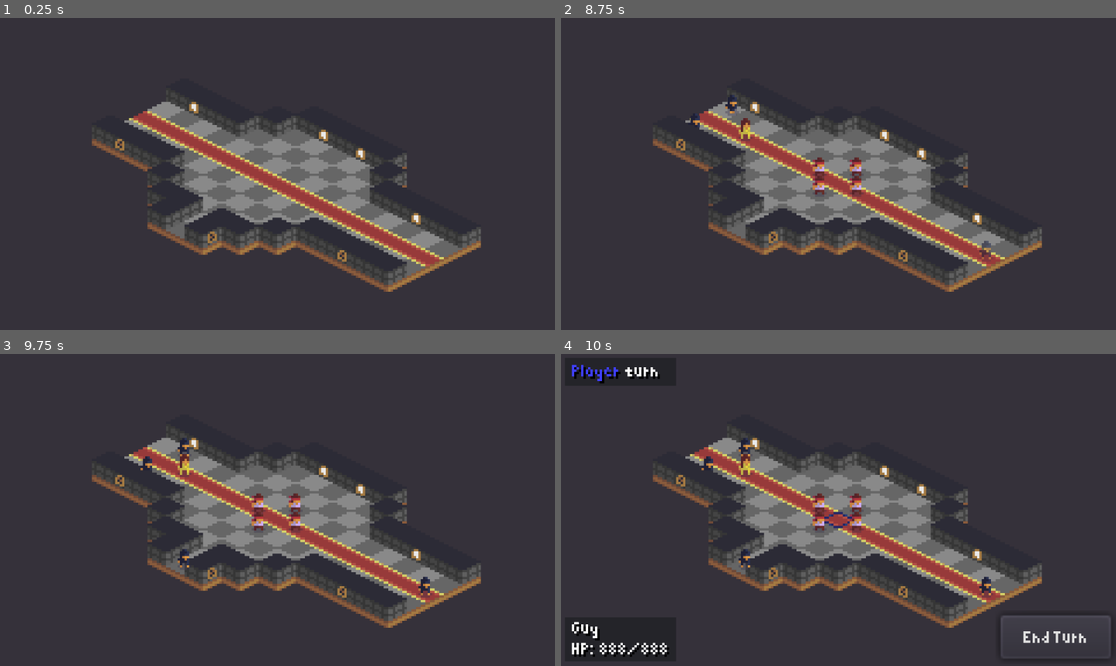
Above: before the commit, frames 1-4 (two rows, left to right).
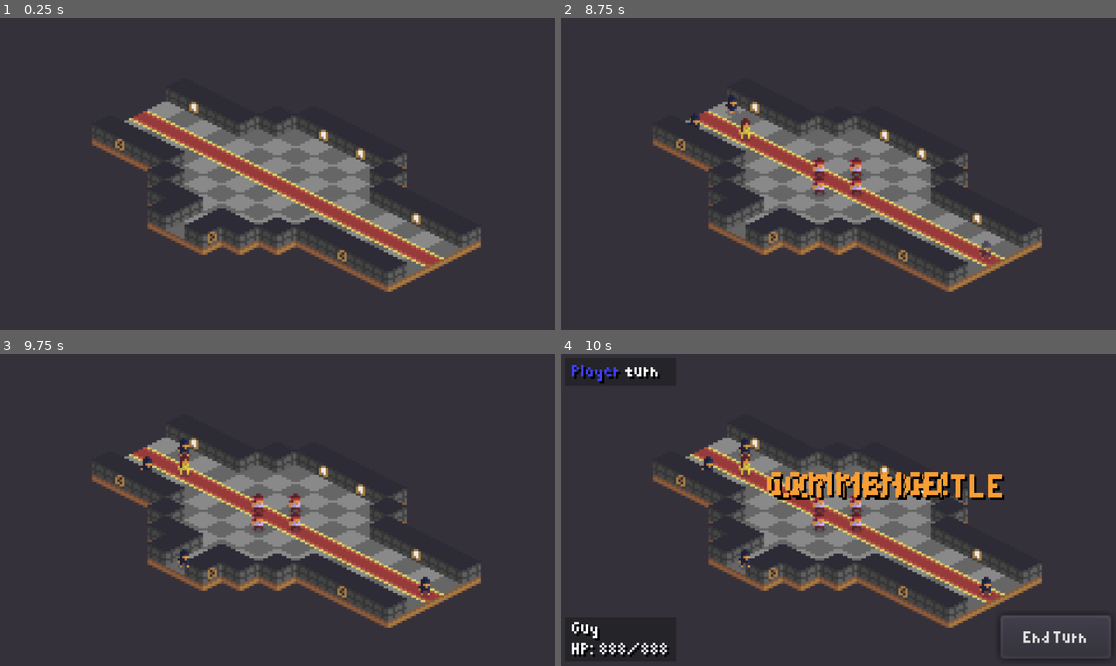
Above: after the commit, the same moments.

Repository: steambap/bit-tactics
Game: Godot game, scene res://scenes/01_castle.tscn
The game is run twice, just before and just after one commit, with the same random seed, the same clock (stepped at 60 frames per second) and the same inputs.
Inputs:
- Up to frame 1 (0.25 s): no input
- Up to frame 2 (8.75 s): tap Enter (ui_accept) at 0.5, 0.77, 1.52, 3.02, 3.77, 4.25, 4.52, 5.75, 6.02, 6.5, 6.77, 7.25, 7.52, 8 s
- Up to frame 3 (9.75 s): tap Enter (ui_accept) at 9.02 s
- Up to frame 4 (10 s): tap Enter (ui_accept) at 9.77 s

Frames 1-3 are identical in both runs. In frame 4, 2.9% of the frame differs, in the area x 37-80%, y 37-56%.

Commit message:
let the battle commence!

Diff:
--- a/nodes/battle_manager.gd
+++ b/nodes/battle_manager.gd
@@ -35,7 +35,6 @@
 		$ui/BBBB/turn_panel/turn.set("custom_colors/font_color", Color(1.0, 0.25, 0.25, 1.0))
 
 	set_process_input(true)
-	_on_letTheBattle_intro_has_ended()
 
 func set_turn(_turn):
 	for actor in scene.get_actors():
@@ -125,11 +124,6 @@
 	print("BattleManager state changed to ", enable, ".")
 	active = enable
 
-func _on_letTheBattle_intro_has_ended():
-	activate(true)
-	get_cursor().show()
-	get_cursor().activate(true)
-
 func _on_next_turn_pressed():
 	next_turn()
 
@@ -142,3 +136,8 @@
 	print("Turn has changed to ", turn)
 
 	enemyAI.start()
+
+func _on_title_intro_has_ended():
+	activate(true)
+	get_cursor().show()
+	get_cursor().activate(true)
--- a/nodes/battle_manager.tscn
+++ b/nodes/battle_manager.tscn
@@ -95,6 +95,81 @@
 size = 8
 font_data = ExtResource( 2 )
 
+[sub_resource type="GDScript" id=9]
+script/source = "extends Node2D
+var fadingOut = false
+var stopped = false
+var timer = 45
+onready var target = get_node(\"../target2\")
+
+signal intro_has_ended
+
+func _process(dt):
+	var motion = target.position - self.position
+	translate(motion / 10)
+
+	if motion.length_squared() < 0.1:
+		stopped = true
+
+	if fadingOut:
+		var l = $label
+		var c = l.get(\"custom_colors/font_color\")
+		c.a -= 0.2
+
+		if c.a <= 0.0:
+			queue_free()
+			emit_signal(\"intro_has_ended\")
+		else:
+			l.set(\"custom_colors/font_color\", c)
+
+	if stopped:
+		timer -= 1
+
+		if timer <= 0:
+			target = get_node(\"../target2b\")
+			fadingOut = true
+			stopped = false
+"
+
+[sub_resource type="DynamicFont" id=10]
+font_data = ExtResource( 2 )
+
+[sub_resource type="GDScript" id=11]
+script/source = "extends Node2D
+var fadingOut = false
+var stopped = false
+var timer = 45
+onready var target = get_node(\"../target1\")
+
+signal intro_has_ended
+
+func _process(dt):
+	var motion = target.position - self.position
+	translate(motion / 10)
+
+	if motion.length_squared() < 0.1:
+		stopped = true
+
+	if fadingOut:
+		var l = $label
+		var c = l.get(\"custom_colors/font_color\")
+		c.a -= 0.2
+
+		if c.a <= 0.0:
+			queue_free()
+			emit_signal(\"intro_has_ended\")
+		else:
+			l.set(\"custom_colors/font_color\", c)
+
+	if stopped:
+		timer -= 1
+
+		if timer <= 0:
+			target = get_node(\"../target1b\")
+			fadingOut = true
+			stopped = false
+"
+
 [sub_resource type="DynamicFont" id=6]
 size = 8
 font_data = ExtResource( 2 )
@@ -169,21 +244,69 @@
 text = "888/888"
 
 [node name="BBEE" type="Control" parent="ui"]
-anchor_right = 1.0
-anchor_bottom = 1.0
-margin_right = 40.0
-margin_bottom = 40.0
+anchor_left = 0.25
+anchor_top = 0.25
+anchor_right = 0.5
+anchor_bottom = 0.5
+margin_right = 240.0
+margin_bottom = 135.0
+rect_scale = Vector2( 4, 4 )
+size_flags_horizontal = 2
+size_flags_vertical = 2
 __meta__ = {
 "_edit_use_anchors_": false
 }
 
 [node name="target2" type="Position2D" parent="ui/BBEE"]
-position = Vector2( 116.669, 61.612 )
+position = Vector2( 29.167, 15.403 )
 z_as_relative = false
 
 [node name="target2b" type="Position2D" parent="ui/BBEE"]
-position = Vector2( 55.245, -21.669 )
+position = Vector2( 13.811, -5.417 )
 z_as_relative = false
+
+[node name="target1" type="Position2D" parent="ui/BBEE"]
+position = Vector2( 33.157, 18.239 )
+z_as_relative = false
+
+[node name="target1b" type="Position2D" parent="ui/BBEE"]
+position = Vector2( 46.331, 39.713 )
+z_as_relative = false
+
+[node name="title" type="Node2D" parent="ui/BBEE"]
+position = Vector2( 43.427, 35.754 )
+script = SubResource( 9 )
+
+[node name="label" type="Label" parent="ui/BBEE/title"]
+margin_top = -6.0
+margin_right = 110.0
+margin_bottom = 6.0
+size_flags_horizontal = 2
+size_flags_vertical = 0
+custom_fonts/font = SubResource( 10 )
+custom_colors/font_color = Color( 0.97, 0.62, 0.21, 1 )
+custom_colors/font_color_shadow = Color( 0, 0, 0, 1 )
+text = "LET THE BATTLE"
+__meta__ = {
+"_edit_use_anchors_": false
+}
+
+[node name="subtitle" type="Node2D" parent="ui/BBEE"]
+position = Vector2( 18.117, -0.887 )
+script = SubResource( 11 )
+
+[node name="label" type="Label" parent="ui/BBEE/subtitle"]
+margin_right = 110.0
+margin_bottom = 6.0
+size_flags_horizontal = 2
+size_flags_vertical = 0
+custom_fonts/font = SubResource( 10 )
+custom_colors/font_color = Color( 0.97, 0.62, 0.21, 1 )
+custom_colors/font_color_shadow = Color( 0, 0, 0, 1 )
+text = "COMMENCE!"
+__meta__ = {
+"_edit_use_anchors_": false
+}
 
 [node name="BBBB" type="Control" parent="ui"]
 margin_right = 240.0
@@ -266,4 +389,5 @@
 [connection signal="has_found_an_actor" from="." to="ui/BEBE/actor_info" method="_on_battle_has_found_an_actor"]
 [connection signal="has_clicked" from="cursor" to="." method="_on_cursor_has_clicked"]
 [connection signal="has_moved" from="cursor" to="." method="_on_cursor_has_moved"]
+[connection signal="intro_has_ended" from="ui/BBEE/title" to="." method="_on_title_intro_has_ended"]
 [connection signal="pressed" from="ui/turn_control/next_turn" to="." method="_on_next_turn_pressed"]
Not shown: 1 places in nodes/battle_manager.tscn that only renumber resources
